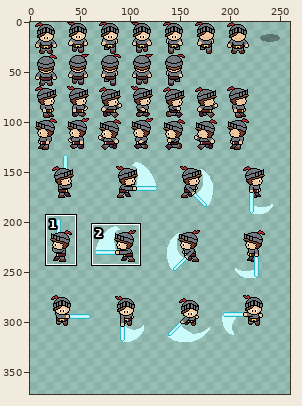
Pixel-art file, stored at Assets/Sprites/player/player_knight_master.aseprite. Above, an overview of the earlier version with the close-up marked.
Close-up. Before the commit:
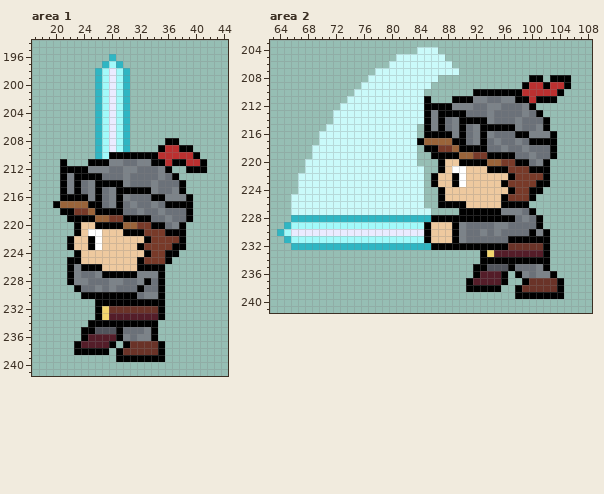
640x640 pixels, 1 frame. Shown: area 1: x 17..44, y 194..241; area 2: x 63..108, y 203..241. The wide view leaves out empty margins. The commit also changed other parts of the picture, which this record leaves out.
And afterwards:
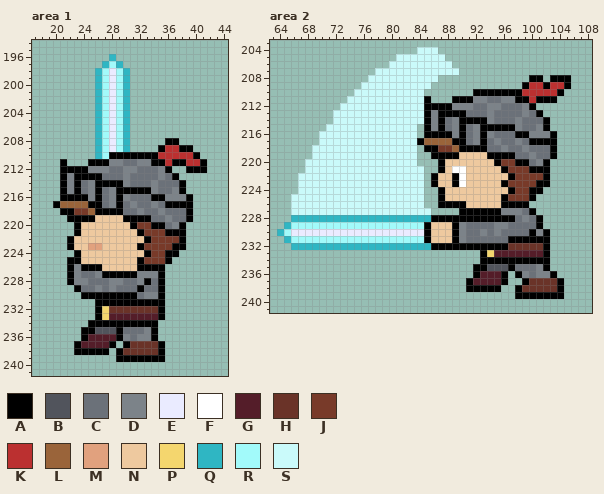
Palette (. is transparent): A #000000  B #51545c  C #6b7179  D #7c8389  E #eaebff  F #ffffff  G #541d29  H #6a3328  J #783a29  K #bb3030  L #9a643a  M #e1a17e  N #eec99f  P #f4d66e  Q #2fb6c3  R #a2fafa  S #cafafa
From old to new:
Area 1, layer "Player":
The edit turns colour L into colour A in row 220 at x 31.
The edit turns colour A into colour M in row 223 at x 25.
The edit turns colour F into colour M in row 223 at x 26.
The edit turns colour A into colour N in row 220 at x 26 to 29; in row 221 at x 30 to 31; in row 222 at x 25.
The edit turns colour F into colour N in row 221 at x 25 to 26; in row 222 at x 26.
The edit turns colour J into colour N in row 219 at x 28 to 29.
The edit turns colour L into colour N in row 219 at x 26 to 27; in row 220 at x 30.
Area 2, layer "Player":
The edit turns colour L into colour A in row 220 at x 95.
The edit turns colour A into colour N in row 220 at x 90 to 93; in row 221 at x 94 to 95.
The edit turns colour J into colour N in row 219 at x 92 to 93.
The edit turns colour L into colour N in row 219 at x 90 to 91; in row 220 at x 94.
